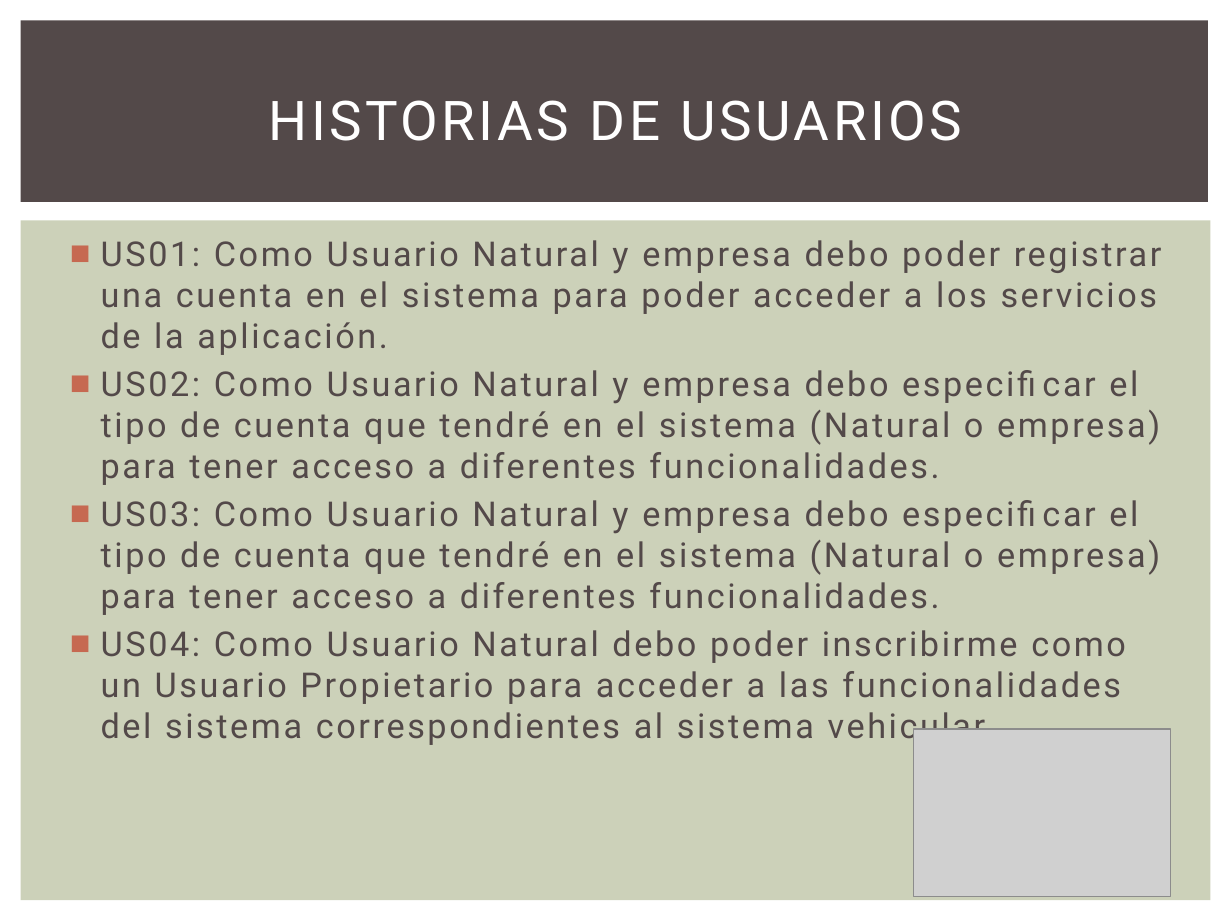
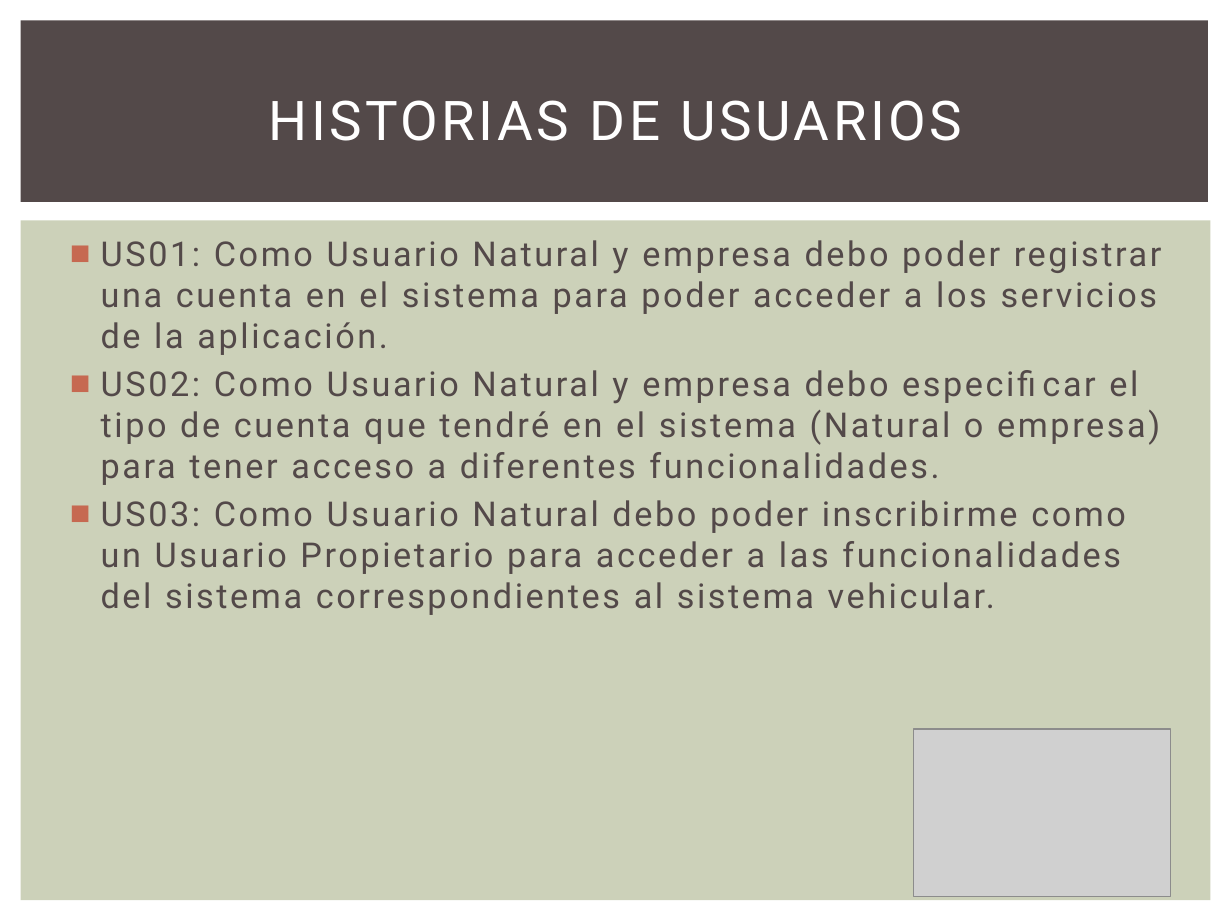
Before and after one commit to GesekCore/Arquitectura-de-Software-2015-01, a slide deck: slide 2 of Ptts.pptx. Drawn at 1232x924 pixels with LibreOffice and Linux fonts; fonts in the diff are those of the drawing; grey boxes stand for pictures. Boxes give left, top, right and bottom in pixels: in the first picture for what was removed or moved away, otherwise in the second. Text is boxed around its words. In the diff, an @@ line names an element or a change of style, - is before the commit and + after.

```diff
--- a/Ptts.pptx
+++ b/Ptts.pptx
@@ text at [101, 500, 1126, 615]: text changed @@
-■ US03: Como Usuario Natural y empresa debo especificar el tipo de cuenta que tendré en el sistema (Natural o empresa) para tener acceso a diferentes funcionalidades.
-■ US04: Como Usuario Natural debo poder inscribirme como un Usuario Propietario para acceder a las funcionalidades del sistema correspondientes al sistema vehicular.
+■ US03: Como Usuario Natural debo poder inscribirme como un Usuario Propietario para acceder a las funcionalidades del sistema correspondientes al sistema vehicular.
```
Also in this commit, not shown: 5 other slides changed, 2 other files.
